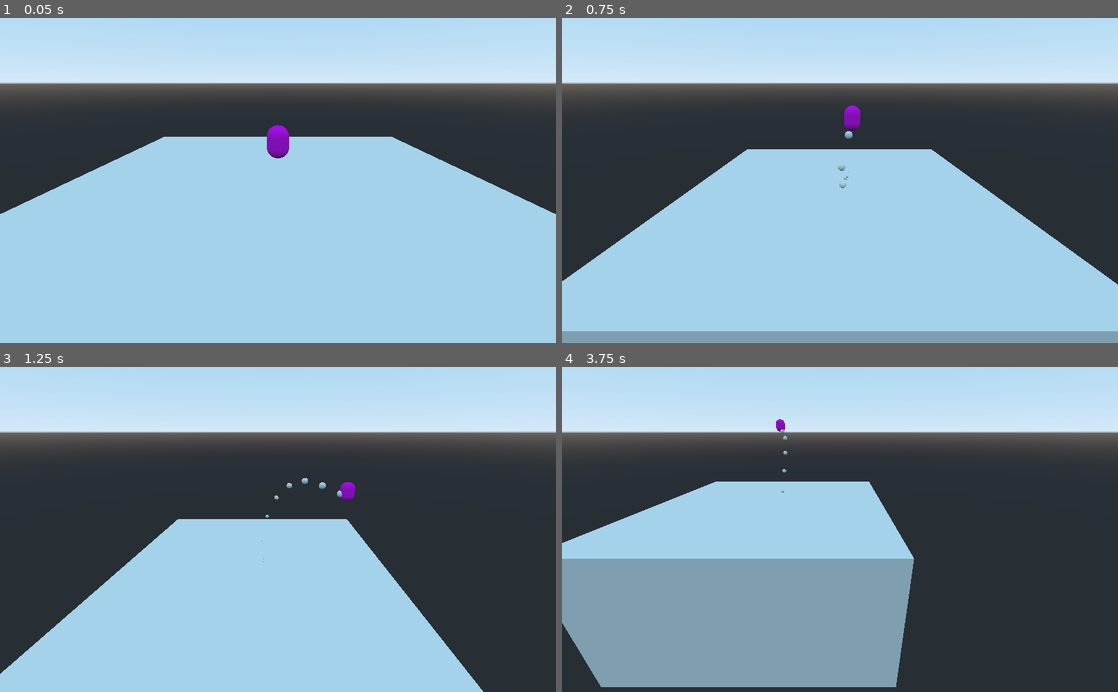
Above: before the commit, frames 1-4 (two rows, left to right).
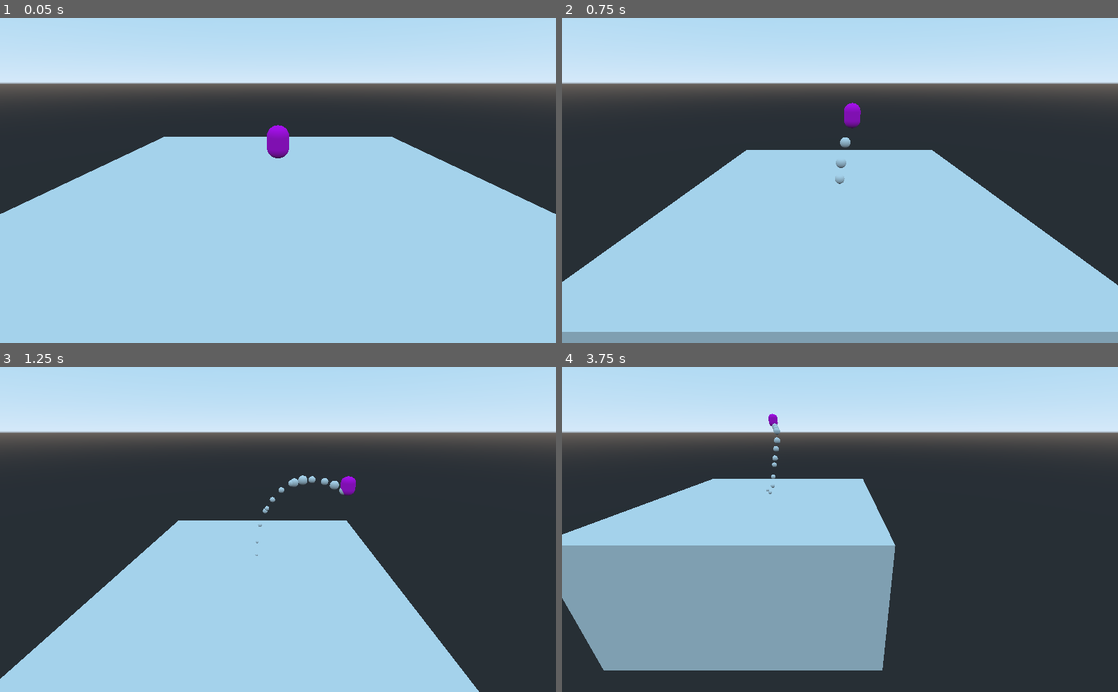
Above: after the commit, the same moments.

Repository: maxsmolka/Godot-Intro-Project
Game: Godot game, scene res://Game.tscn
Two runs of this game, one before a commit and one after it. Both use one fixed random seed, a clock stepped at 60 frames per second and the inputs below. The project has no main scene, so this scene is started directly.
Inputs:
- Up to frame 1 (0.05 s): no input
- Up to frame 2 (0.75 s): hold Right (move_right) from 0.53 s (still down); hold Space (jump) from 0.53 s (still down)
- Up to frame 3 (1.25 s): keep holding Right (move_right); keep holding Space (jump)
- Up to frame 4 (3.75 s): release Right (move_right) at 1.28 s; release Space (jump) at 1.28 s; hold Down (move_down) 1.28-2.03 s; tap Space (jump) at 1.35, 1.52, 1.82, 2.85, 3.02, 3.32 s; hold Right (move_right) 2.03-2.78 s; hold Space (jump) 2.03-2.78 s; hold Up (move_up) 2.78-3.53 s; hold Left (move_left) from 3.53 s (still down); hold Space (jump) from 3.53 s (still down)

Frame 1 is identical in both runs. In frame 2, 0.6% of the frame differs, in the area x 0-100%, y 26-97%; in frame 3, 1.1%; in frame 4, 8.1%, in the area x 0-64%, y 14-99%.

Commit message:
particles updated

Diff:
--- a/End/player/player.gd
+++ b/End/player/player.gd
@@ -15,15 +15,6 @@
 var is_dead : bool = false
 
 onready var animation_player : AnimationPlayer
-
-var actions : = {
-	"move_up":"move_up",
-	"move_down":"move_down",
-	"move_left": "move_left",
-	"move_right": "move_right",
-	"jump": "jump",
-	"dash": "dash"
-}
 
 func _ready() -> void:
 	animation_player = $AnimPlayer
@@ -44,8 +35,8 @@
 	if translation.y < -50:
 			translation = starting_position
 
-	motion_vec.x = int(Input.get_action_strength(actions.move_right)) - int(Input.get_action_strength(actions.move_left))
-	motion_vec.z = int(Input.get_action_strength(actions.move_down)) - int(Input.get_action_strength(actions.move_up))
+	motion_vec.x = int(Input.get_action_strength("move_right")) - int(Input.get_action_strength("move_left"))
+	motion_vec.z = int(Input.get_action_strength("move_down")) - int(Input.get_action_strength("move_up"))
 
 	direction_x = motion_vec.x
 	var desired_x_velocity = direction_x * move_speed
@@ -57,8 +48,19 @@
 	var weight_z = deceleration * delta if desired_x_velocity == 0 else acceleration * delta
 	velocity.z = lerp(velocity.z, desired_z_velocity, weight_z)
 
-	if Input.is_action_just_pressed(actions.jump) and is_on_floor():
+
+	if not is_on_floor():
+		velocity.y -= gravity * delta
+	elif is_on_floor() or is_on_ceiling():
+		velocity.y = 0.0
+
+	if Input.is_action_pressed("jump") and is_on_floor():
 		velocity.y = jump_force
 
-	velocity.y -= gravity * delta
-	move_and_slide(velocity, Vector3.UP)
+	var moving = move_and_slide(velocity, Vector3.UP)
+	var x = round(abs(moving.x))
+	var z = round(abs(moving.z))
+	if x == 0 || z == 0:
+		$DustFX.emitting = false
+	if x != 0 || z != 0:
+		$DustFX.emitting = true
--- a/End/player/player.tscn
+++ b/End/player/player.tscn
@@ -29,7 +29,6 @@
 }
 
 [sub_resource type="Gradient" id=5]
-colors = PoolColorArray( 1, 1, 1, 1, 1, 1, 1, 0 )
 
 [sub_resource type="GradientTexture" id=6]
 gradient = SubResource( 5 )
@@ -40,17 +39,11 @@
 [sub_resource type="CurveTexture" id=10]
 curve = SubResource( 9 )
 
-[sub_resource type="Curve" id=11]
-_data = [ Vector2( 0, 1 ), 0.0, 0.0, 0, 0, Vector2( 1, 0 ), 0.0, 0.0, 0, 0 ]
-
-[sub_resource type="CurveTexture" id=12]
-curve = SubResource( 11 )
-
 [sub_resource type="ParticlesMaterial" id=7]
 trail_divisor = 2
-trail_size_modifier = SubResource( 12 )
-gravity = Vector3( 0, 1, 0 )
-initial_velocity = 2.0
+gravity = Vector3( 0, 1.8, 0 )
+initial_velocity = 0.5
+scale = 1.5
 scale_random = 1.0
 scale_curve = SubResource( 10 )
 color_ramp = SubResource( 6 )
@@ -60,7 +53,7 @@
 height = 1.0
 
 [node name="player" type="KinematicBody"]
-transform = Transform( 1, 0, 0, 0, 0.919599, 0, 0, 0, 1, 0, 1.5, 0 )
+transform = Transform( 1, 0, 0, 0, 1, 0, 0, 0, 1, 0, 1.5, 0 )
 script = ExtResource( 1 )
 
 [node name="Body" type="MeshInstance" parent="."]
@@ -88,9 +81,11 @@
 [node name="AnimPlayer" type="AnimationPlayer" parent="."]
 anims/idle = SubResource( 4 )
 
-[node name="Particles" type="Particles" parent="."]
+[node name="DustFX" type="Particles" parent="."]
 transform = Transform( 1, 0, 0, 0, 1, 0, 0, 0, 1, 0, -1.08743, 0 )
 amount = 20
+randomness = 1.0
+fract_delta = false
 local_coords = false
 process_material = SubResource( 7 )
 draw_pass_1 = SubResource( 8 )
Not shown: 1 places in End/player/player.tscn that only renumber resources
